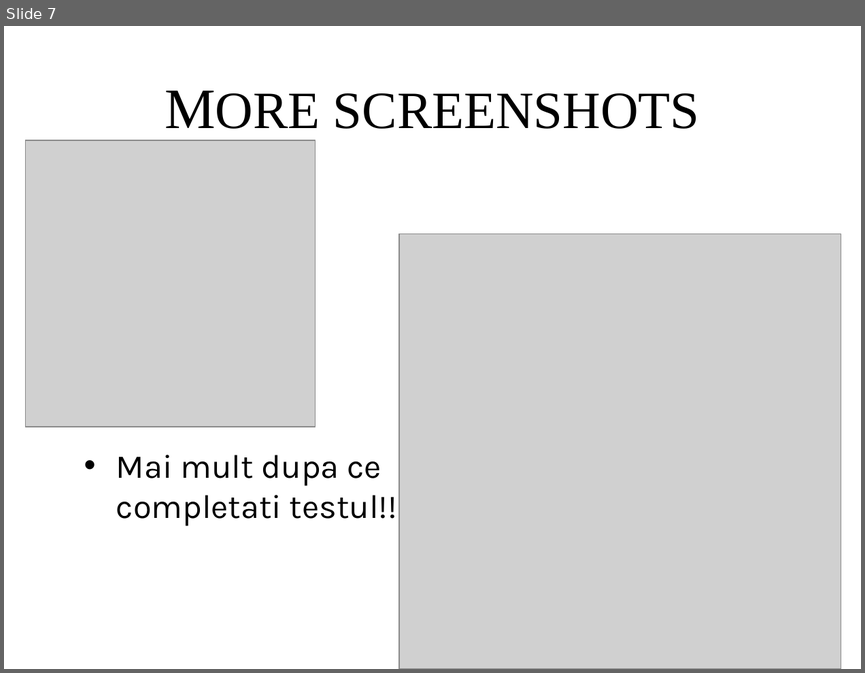
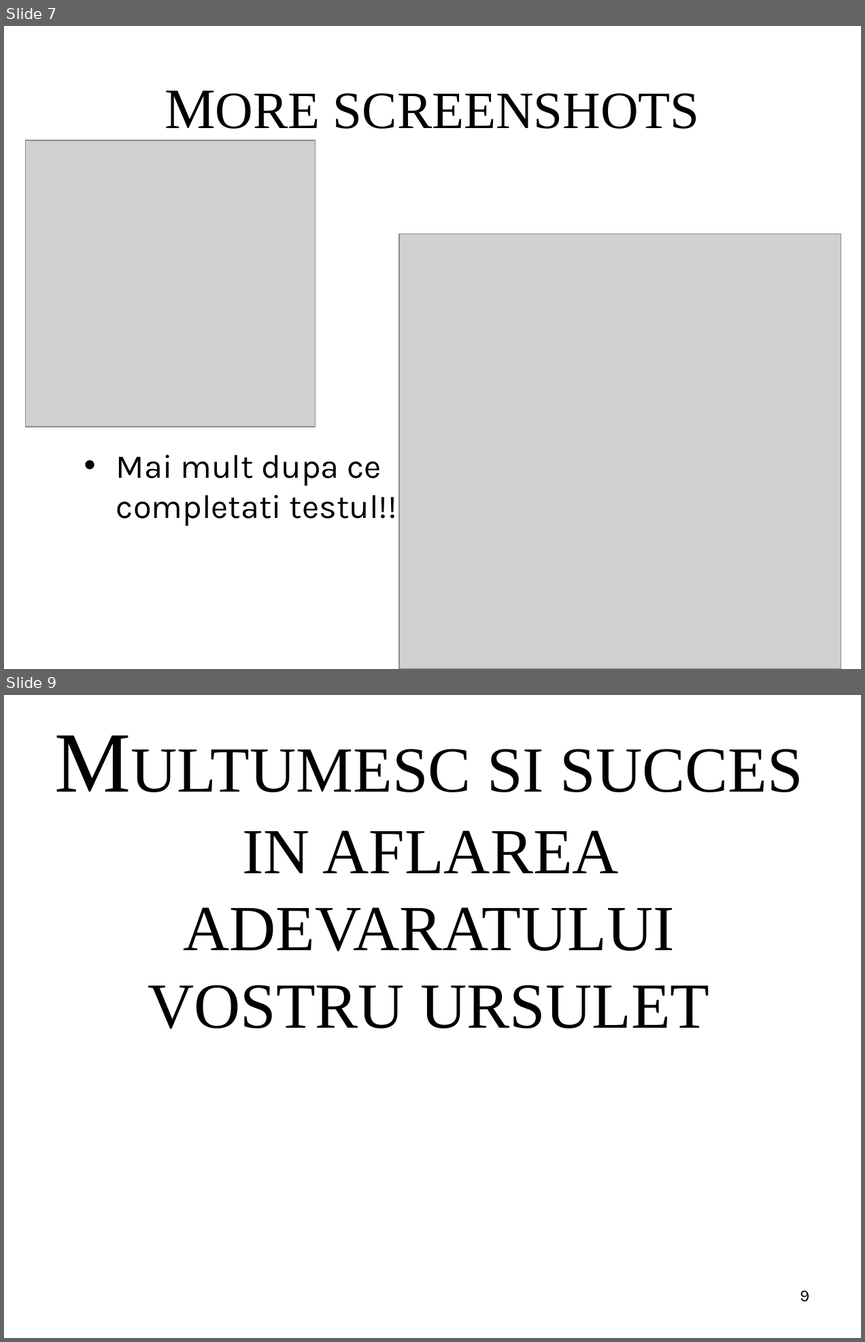
Before and after one commit to amaliareb/Proiect-IPW, a slide deck: quiz.pptx. Shown one above the other, each under a label of ours: slide 7 before the commit, slides 7 and 9 after it; the slides between them are not shown. The pictures are 865x673 and 865x1342 pixels, drawn with LibreOffice and Linux fonts; fonts in the diff are those of the drawing; grey boxes stand for pictures; background and template pictures are left out. Boxes give left, top, right and bottom in pixels: in the first picture for what was removed or moved away, otherwise in the second. Text is boxed around its words. In the diff, an @@ line names an element or a change of style, - is before the commit and + after.

```diff
--- a/quiz.pptx
+++ b/quiz.pptx
@@ slide 9 added at <box>4,695,861,1338</box>, background picture (left out) @@
@@ title added at <box>147,749,803,1029</box>, 54 pt, text #000000 @@
+MULTUMESC SI SUCCES IN AFLAREA ADEVARATULUI VOSTRU URSULET
@@ page number added at <box>800,1290,809,1302</box>, 14 pt, text #000000 @@
+9
```
Also in this commit, not shown: 1 other slide added.
